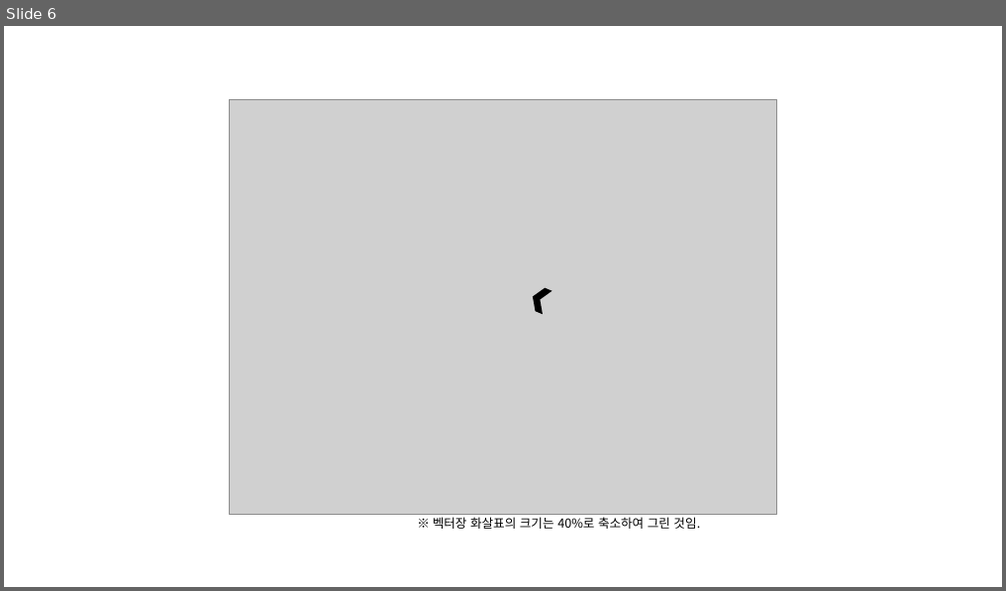
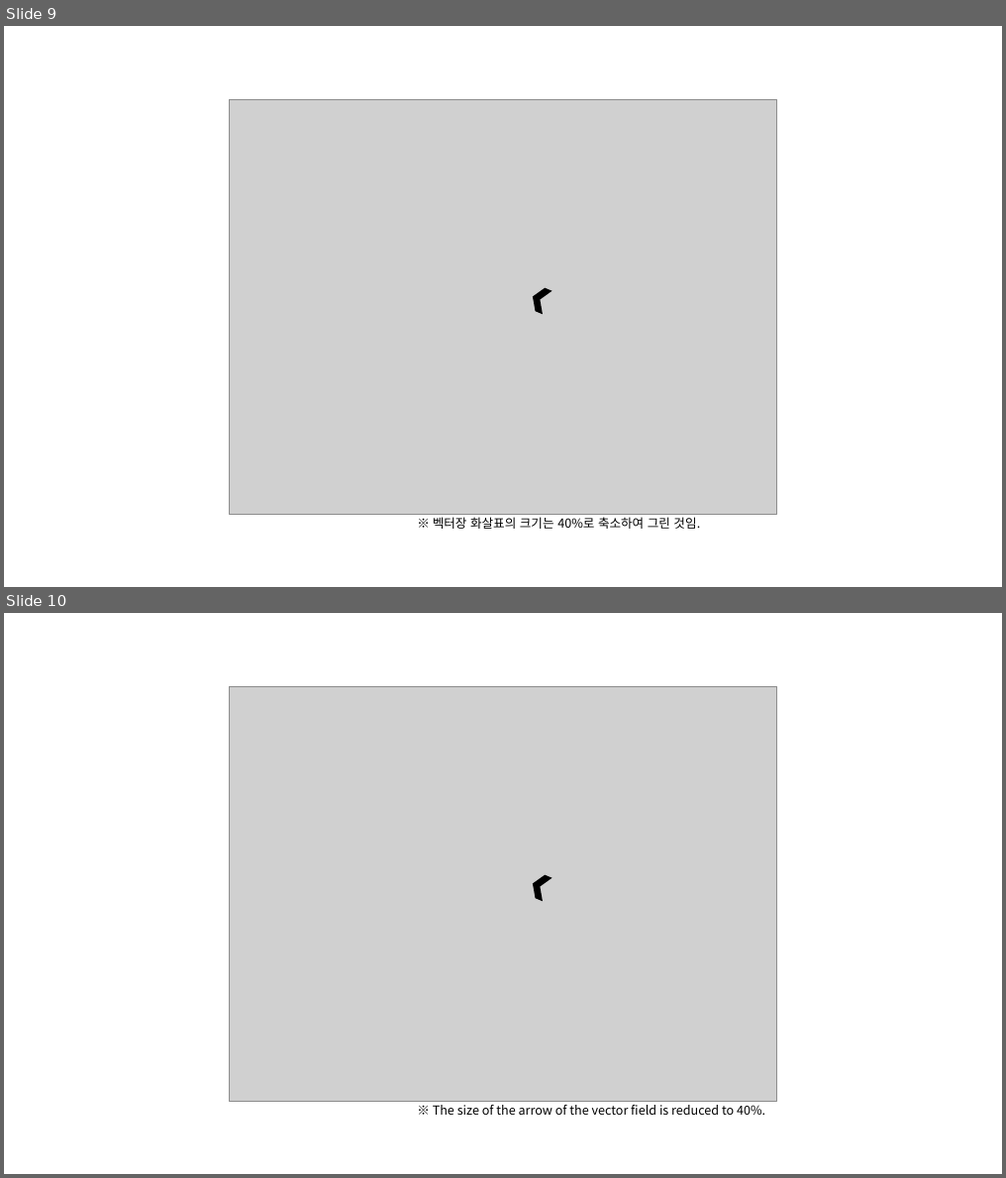
Before and after one commit to answeredbyablemind/answeredbyablemind.github.io, a slide deck: pics/2020-08-18-flux_2D/pics.pptx. Shown one above the other, each under a label of ours: slide 6 before the commit, slides 9 and 10 after it. The pictures are 1006x591 and 1006x1178 pixels, drawn with LibreOffice and Linux fonts; fonts in the diff are those of the drawing; grey boxes stand for pictures. Boxes give left, top, right and bottom in pixels: in the first picture for what was removed or moved away, otherwise in the second. Text is boxed around its words. In the diff, an @@ line names an element or a change of style, - is before the commit and + after.

```diff
--- a/pics/2020-08-18-flux_2D/pics.pptx
+++ b/pics/2020-08-18-flux_2D/pics.pptx
@@ slide 10 added at (4, 613, 1002, 1174), background #FFFFFF @@
@@ picture added at (230, 686, 777, 1101) @@
@@ chevron added at (528, 872, 551, 902), fill #000000 @@
@@ text added at (433, 1105, 765, 1115), 12 pt, text #000000 @@
+※ The size of the arrow of the vector field is reduced to 40%.
@@ what was slide 6 is now slide 9 @@
```
Also in this commit, not shown: 3 other slides added, 7 other files.
